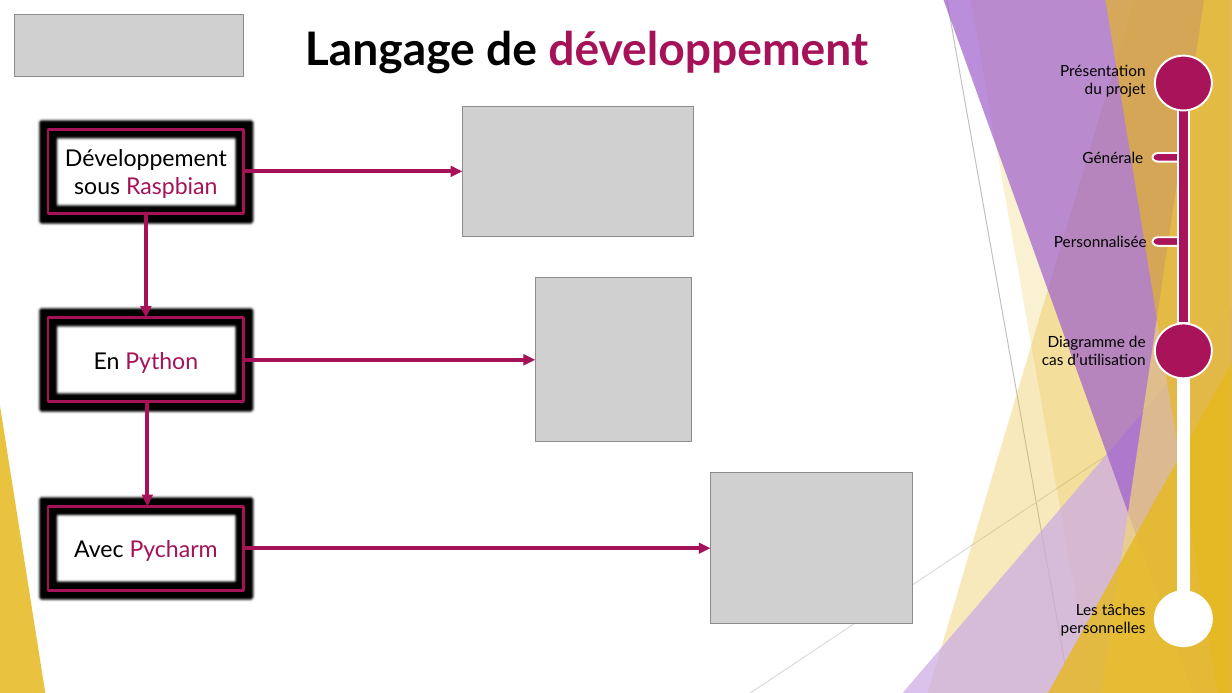
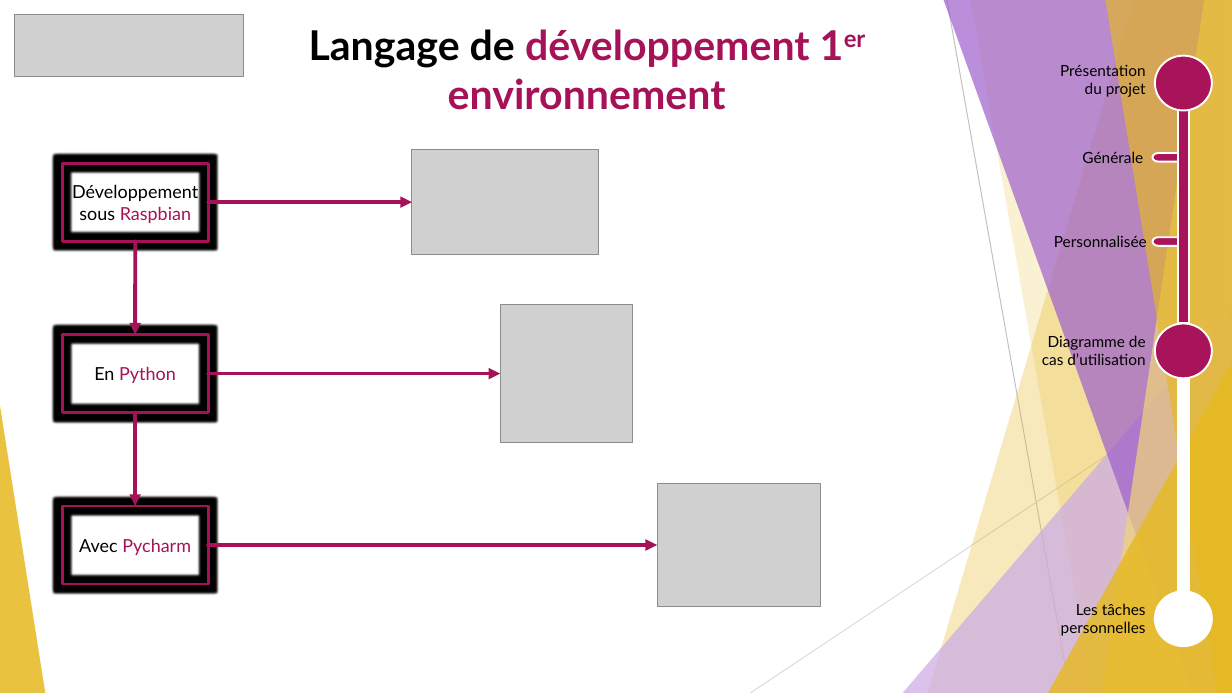
Before and after one commit to GuiguiMvn/Systeme-Escape-Game-Telethon, a slide deck: slide 6 of Guillaume/Documents/Revue 2 de projet étudiant 1 Escape Game Téléthon.pptx (slide 7 before the commit). Drawn at 1232x693 pixels with LibreOffice and Linux fonts; fonts in the diff are those of the drawing; grey boxes stand for pictures. Boxes give left, top, right and bottom in pixels: in the first picture for what was removed or moved away, otherwise in the second. Text is boxed around its words. In the diff, an @@ line names an element or a change of style, - is before the commit and + after.

```diff
--- a/Guillaume/Documents/Revue 2 de projet étudiant 1 Escape Game Téléthon.pptx
+++ b/Guillaume/Documents/Revue 2 de projet étudiant 1 Escape Game Téléthon.pptx
@@ text at bbox=[309, 29, 810, 110]: text changed; size 36 to 32 pt @@
-Langage de développement
+Langage de développement 1er environnement
@@ size 18 to 14 pt in 3 elements at bbox=[62, 506, 208, 584], bbox=[62, 335, 208, 412], bbox=[62, 164, 208, 241] @@
@@ rectangle "Développement sous Raspbian": place and size @@
-rectangle "Développement sous Raspbian" at bbox=[48, 129, 244, 213]
+rectangle "Développement sous Raspbian" at bbox=[62, 164, 208, 241]
@@ picture: place and size @@
-picture at bbox=[462, 106, 693, 237]
+picture at bbox=[412, 150, 599, 255]
@@ arrow moved from (244, 171) - (462, 171) to (208, 202) - (412, 202) @@
@@ arrow moved from (146, 213) - (146, 318) to (135, 241) - (135, 335) @@
@@ picture: place and size @@
-picture at bbox=[535, 278, 692, 443]
+picture at bbox=[500, 304, 632, 443]
@@ rectangle "En Python": place and size @@
-rectangle "En Python" at bbox=[48, 318, 244, 402]
+rectangle "En Python" at bbox=[62, 335, 208, 412]
@@ arrow moved from (244, 360) - (535, 360) to (208, 373) - (500, 373) @@
@@ arrow moved from (148, 402) - (148, 506) to (135, 413) - (135, 506) @@
@@ rectangle "Avec Pycharm": place and size @@
-rectangle "Avec Pycharm" at bbox=[48, 506, 244, 591]
+rectangle "Avec Pycharm" at bbox=[62, 506, 208, 584]
@@ picture: place and size @@
-picture at bbox=[711, 472, 913, 624]
+picture at bbox=[657, 483, 821, 606]
@@ arrow moved from (244, 548) - (711, 548) to (208, 545) - (657, 545) @@
```
Also in this commit, not shown: 2 slides added, 7 other files.
